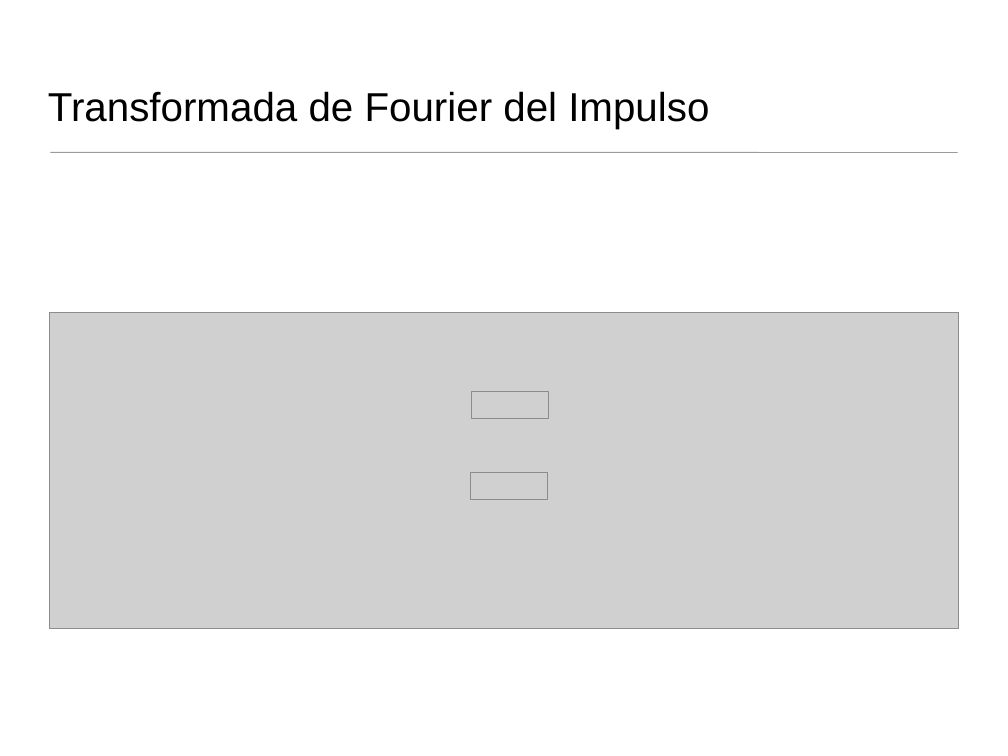
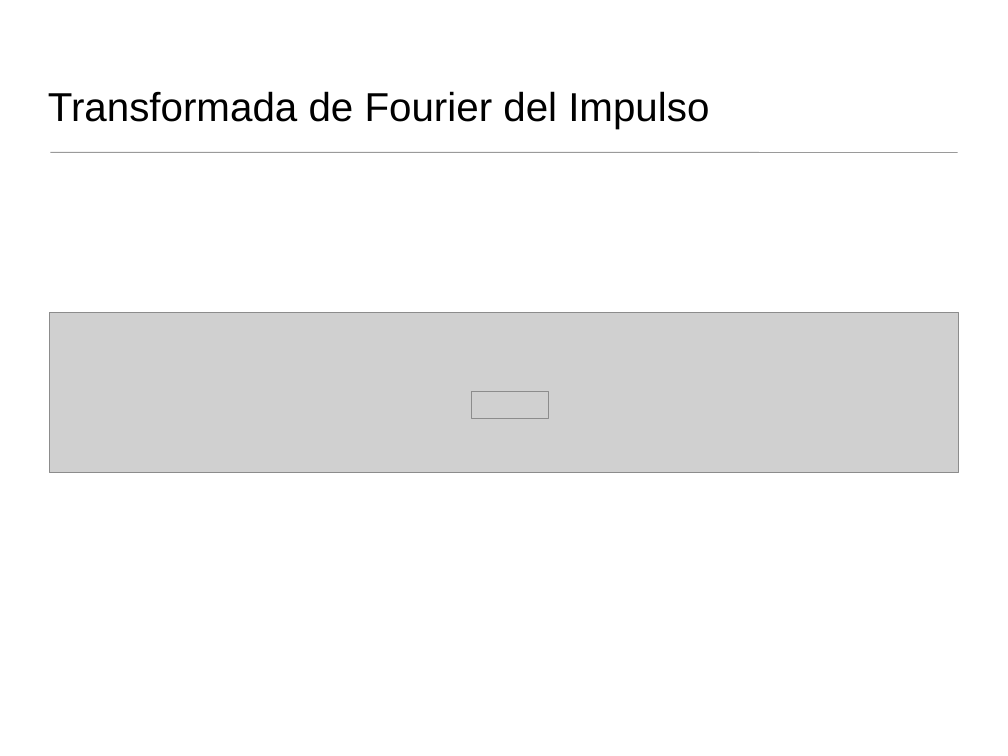
Before and after one commit to domingomery/imagenes, a slide deck: slide 9 of clases/Cap04_Sistemas_Lineales/presentations/IMG04_Fourier1D_Teoria.pptx (slide 6 before the commit). Drawn at 1008x756 pixels with LibreOffice and Linux fonts; fonts in the diff are those of the drawing; grey boxes stand for pictures. Boxes give left, top, right and bottom in pixels: in the first picture for what was removed or moved away, otherwise in the second. Text is boxed around its words. In the diff, an @@ line names an element or a change of style, - is before the commit and + after.

```diff
--- a/clases/Cap04_Sistemas_Lineales/presentations/IMG04_Fourier1D_Teoria.pptx
+++ b/clases/Cap04_Sistemas_Lineales/presentations/IMG04_Fourier1D_Teoria.pptx
@@ picture resized from (x1=49, y1=312, x2=959, y2=629) to (x1=49, y1=312, x2=959, y2=472) @@
@@ picture removed at (x1=471, y1=473, x2=548, y2=499) @@
```
Also in this commit, not shown: 9 other slides changed, 4 slides added, 1 other file.
